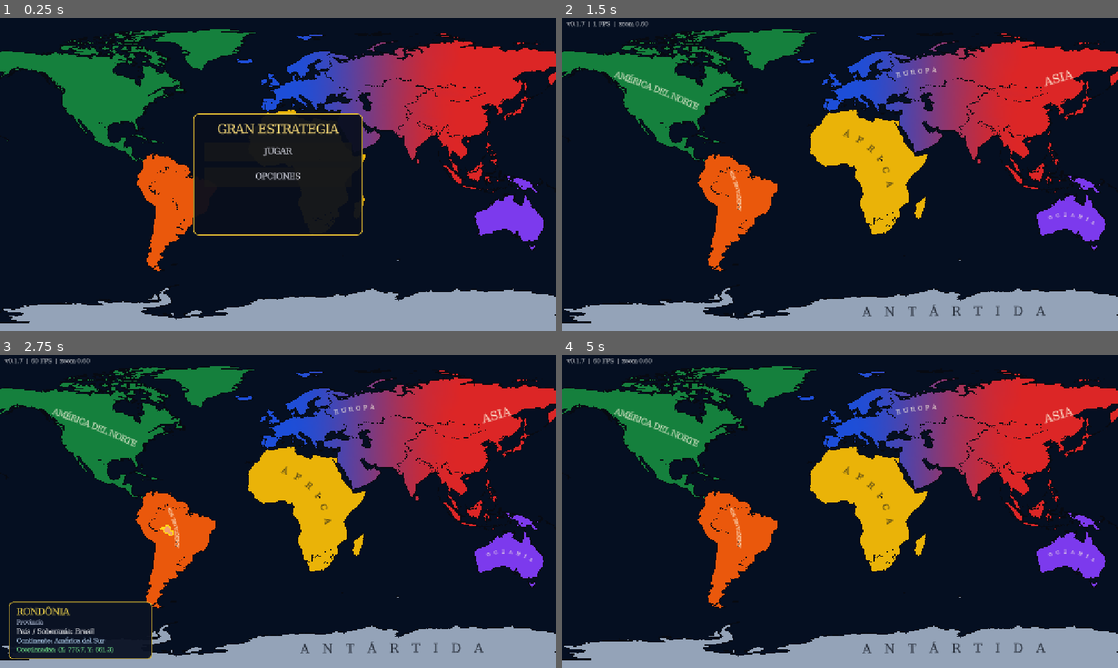
Above: before the commit, frames 1-4 (two rows, left to right).
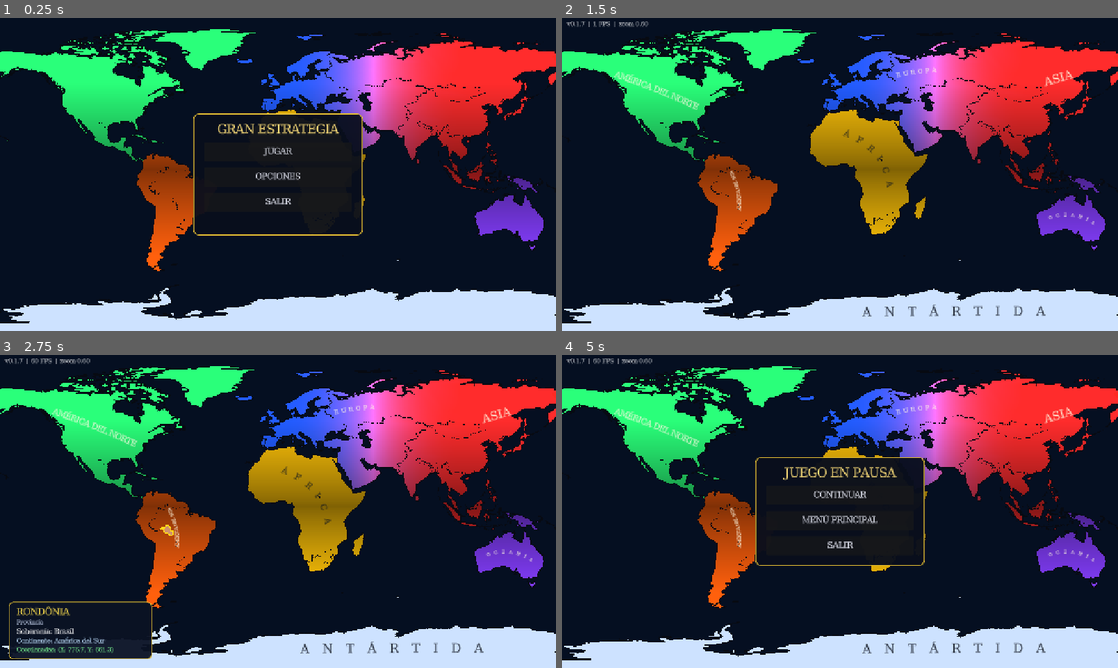
Above: after the commit, the same moments.

Repository: WhiteKuntaKinte/Gran-Estrategia
Game: Godot game, scene res://mapa_principal.tscn
Same seed, same stepped clock (60 frames per second), same inputs: the game is played once before the commit and once after it.
Inputs (mouse positions are in pixels of both pictures, inside the frame that each line leads up to):
- Up to frame 1 (0.25 s): no input
- Up to frame 2 (1.5 s): click "JUGAR" at 0.5 s; tap Enter at 1.25 s; move the mouse to (962, 158) at 1.27 s; click (962, 158) at 1.42 s
- Up to frame 3 (2.75 s): tap Space at 2 s; move the mouse to (166, 527) at 2.02 s; click (166, 527) at 2.17 s
- Up to frame 4 (5 s): tap Enter at 2.75, 4.25 s; move the mouse to (895, 442) at 2.77 s; click (895, 442) at 2.92 s; tap Space at 3.5 s; move the mouse to (812, 574) at 3.52 s; click (812, 574) at 3.67 s; move the mouse to (1006, 558) at 4.27 s; click (1006, 558) at 4.42 s; tap Escape at 4.9 s

The runs differ from the first frame. In frame 1, 26% of the frame differs, in the area x 0-100%, y 3-100%; in frame 2, 30%; in frame 3, 29%; in frame 4, 31%.

Commit message:
Corregir HUD, colores, gradiente y menús de pausa

Diff:
--- a/GranEstrategia_v0.1.7/MapaPrincipal.gd
+++ b/GranEstrategia_v0.1.7/MapaPrincipal.gd
@@ -96,8 +96,10 @@
 
 # Menú principal
 var en_menu := true
+var en_pausa := false
 var menu: CanvasLayer
 var menu_contenido: VBoxContainer
+var menu_pausa: CanvasLayer
 
 
 # ─────────────────────────────────────────────────────────────
@@ -129,6 +131,7 @@
 
 
 func _ready() -> void:
+	process_mode = Node.PROCESS_MODE_ALWAYS
 	_configurar_fuente()
 	_configurar_oceano()
 	camara.enabled = true
@@ -289,15 +292,18 @@
 	indices_fill = _leer_bytes("malla_fill_i.bin").to_int32_array()
 	var col_cont := _a_colores(_leer_bytes("malla_fill_cc.bin"))
 	var col_pais := _a_colores(_leer_bytes("malla_fill_cp.bin"))
+	_corregir_color_chukotka(col_cont)
 	_corregir_color_chukotka(col_pais)
 	var malla_cont := _crear_malla(vertices_fill, indices_fill, col_cont)
 	var malla_pais := _crear_malla(vertices_fill, indices_fill, col_pais)
 	var shader_gradiente := Shader.new()
 	shader_gradiente.code = SHADER_GRADIENTE_PAIS
-	var material_gradiente := ShaderMaterial.new()
-	material_gradiente.shader = shader_gradiente
-	_instanciar(malla_cont, null, 0)
-	capa_pais = _instanciar(malla_pais, material_gradiente, 1)
+	var material_gradiente_cont := ShaderMaterial.new()
+	material_gradiente_cont.shader = shader_gradiente
+	var material_gradiente_pais := ShaderMaterial.new()
+	material_gradiente_pais.shader = shader_gradiente
+	_instanciar(malla_cont, material_gradiente_cont, 0)
+	capa_pais = _instanciar(malla_pais, material_gradiente_pais, 1)
 
 	# Bordes: mallas de franjas cuyo grosor se ajusta en el shader (siempre se ven del mismo grosor en pantalla)
 	var sh := Shader.new()
@@ -496,7 +502,16 @@
 # Entrada
 # ─────────────────────────────────────────────────────────────
 func _unhandled_input(event: InputEvent) -> void:
-	if en_menu:
+	if event is InputEventKey and event.pressed and not event.echo and event.keycode == KEY_ESCAPE:
+		if en_menu:
+			return
+		if en_pausa:
+			_reanudar_juego()
+		else:
+			_mostrar_menu_pausa()
+		get_viewport().set_input_as_handled()
+		return
+	if en_menu or en_pausa:
 		return
 	if event is InputEventMouseButton:
 		if event.pressed:
@@ -590,7 +605,7 @@
 		lbl_tipo.text = "Provincia"
 	else:
 		lbl_tipo.text = "País"
-	lbl_pais.text = "País / Soberanía: " + String(prov["c"])
+	lbl_pais.text = "Soberanía: " + String(prov["c"])
 	lbl_cont.text = "Continente: " + continente
 	lbl_coord.text = "Coordenadas: (X: %s, Y: %s)" % [snappedf(p.x, 0.1), snappedf(p.y, 0.1)]
 	panel.visible = true
@@ -724,6 +739,7 @@
 	_titulo_menu("GRAN ESTRATEGIA")
 	_boton_menu("JUGAR", _on_jugar)
 	_boton_menu("OPCIONES", _mostrar_opciones)
+	_boton_menu("SALIR", _salir_juego)
 
 
 func _mostrar_opciones() -> void:
@@ -758,3 +774,94 @@
 	menu.queue_free()
 	hud.visible = true
 	_actualizar_zoom()
+
+
+
+# ─────────────────────────────────────────────────────────────
+# Pausa
+# ─────────────────────────────────────────────────────────────
+func _mostrar_menu_pausa() -> void:
+	if en_menu or en_pausa:
+		return
+	en_pausa = true
+	arrastrando = false
+	get_tree().paused = true
+
+	menu_pausa = CanvasLayer.new()
+	menu_pausa.layer = 20
+	menu_pausa.process_mode = Node.PROCESS_MODE_ALWAYS
+	add_child(menu_pausa)
+
+	var centro := CenterContainer.new()
+	centro.set_anchors_and_offsets_preset(Control.PRESET_FULL_RECT)
+	menu_pausa.add_child(centro)
+
+	var panel_pausa := PanelContainer.new()
+	panel_pausa.custom_minimum_size = Vector2(390.0, 250.0)
+	var estilo := StyleBoxFlat.new()
+	estilo.bg_color = Color(0.035, 0.055, 0.11, 0.96)
+	estilo.border_color = Color(0.9, 0.75, 0.2, 1.0)
+	estilo.set_border_width_all(2)
+	estilo.set_corner_radius_all(12)
+	estilo.content_margin_left = 26.0
+	estilo.content_margin_top = 24.0
+	estilo.content_margin_right = 26.0
+	estilo.content_margin_bottom = 24.0
+	panel_pausa.add_theme_stylebox_override("panel", estilo)
+	centro.add_child(panel_pausa)
+
+	var contenido := VBoxContainer.new()
+	contenido.add_theme_constant_override("separation", 14)
+	panel_pausa.add_child(contenido)
+
+	var titulo := Label.new()
+	titulo.text = "JUEGO EN PAUSA"
+	titulo.horizontal_alignment = HORIZONTAL_ALIGNMENT_CENTER
+	titulo.add_theme_font_override("font", fuente)
+	titulo.add_theme_font_size_override("font_size", 27)
+	titulo.add_theme_color_override("font_color", Color(1.0, 0.88, 0.48))
+	contenido.add_child(titulo)
+
+	_boton_pausa(contenido, "CONTINUAR", _reanudar_juego)
+	_boton_pausa(contenido, "MENÚ PRINCIPAL", _volver_menu_principal)
+	_boton_pausa(contenido, "SALIR", _salir_juego)
+
+
+func _boton_pausa(contenedor: VBoxContainer, texto: String, accion: Callable) -> void:
+	var boton := Button.new()
+	boton.text = texto
+	boton.custom_minimum_size = Vector2(0.0, 44.0)
+	boton.size_flags_horizontal = Control.SIZE_EXPAND_FILL
+	boton.add_theme_font_override("font", fuente)
+	boton.add_theme_font_size_override("font_size", 18)
+	boton.add_theme_color_override("font_color", Color(0.94, 0.95, 1.0))
+	boton.pressed.connect(accion)
+	contenedor.add_child(boton)
+
+
+func _reanudar_juego() -> void:
+	get_tree().paused = false
+	en_pausa = false
+	if is_instance_valid(menu_pausa):
+		menu_pausa.queue_free()
+	menu_pausa = null
+	hud.visible = true
+	_actualizar_zoom()
+
+
+func _volver_menu_principal() -> void:
+	get_tree().paused = false
+	en_pausa = false
+	if is_instance_valid(menu_pausa):
+		menu_pausa.queue_free()
+	menu_pausa = null
+	_limpiar_seleccion()
+	panel.visible = false
+	hud.visible = false
+	en_menu = true
+	_crear_menu()
+	_actualizar_zoom()
+
+
+func _salir_juego() -> void:
+	get_tree().quit()
